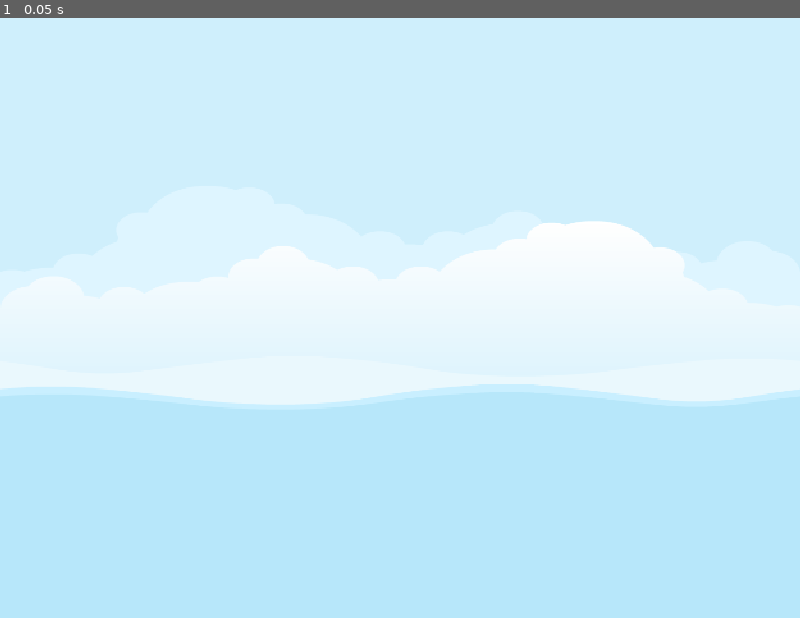
Above: before the commit, frame 1.
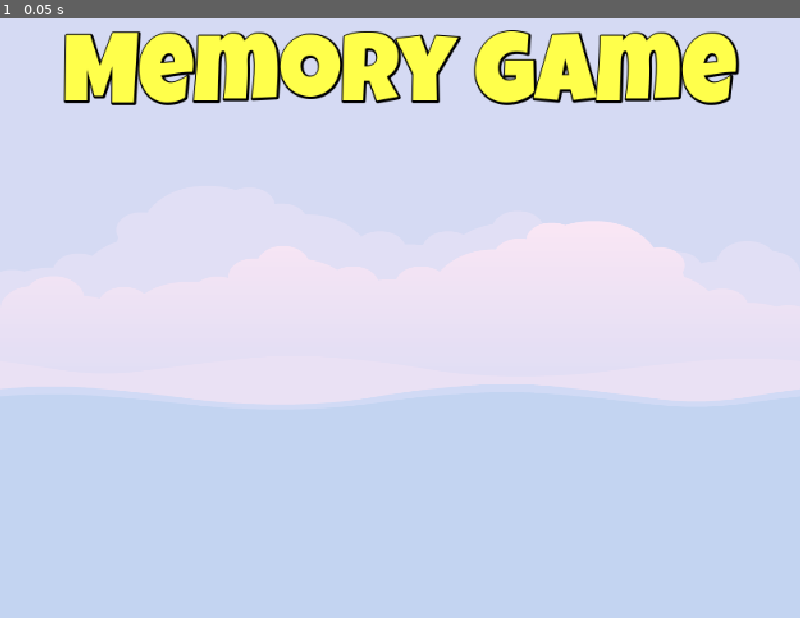
Above: after the commit, the same moment.

Repository: Hombolygo/Memory
Game: Godot game, scene res://Scenes/Master/Master.tscn
Same seed, same stepped clock (60 frames per second), same inputs: the game is played once before the commit and once after it.
Inputs:
- Up to frame 1 (0.05 s): no input

The runs differ from the first frame. In frame 1, 8.5% of the frame differs, in the area x 7-93%, y 2-35%.

Commit message:
added empty main menu, with title text

Diff:
--- /dev/null
+++ b/Scenes/Main/Main.tscn
@@ -0,0 +1,56 @@
+[gd_scene load_steps=3 format=3 uid="uid://c500kuwqj1ejv"]
+
+[ext_resource type="FontFile" uid="uid://bskirw06ex4ke" path="res://assets/fonts/LuckiestGuy-Regular.ttf" id="1_p8rbg"]
+
+[sub_resource type="LabelSettings" id="LabelSettings_qtv3y"]
+font = ExtResource("1_p8rbg")
+font_size = 123
+font_color = Color(1, 1, 0.294118, 1)
+shadow_size = 10
+shadow_color = Color(0, 0, 0, 1)
+
+[node name="Main" type="Control"]
+layout_mode = 3
+anchors_preset = 15
+anchor_right = 1.0
+anchor_bottom = 1.0
+grow_horizontal = 2
+grow_vertical = 2
+
+[node name="ColorRect" type="ColorRect" parent="."]
+layout_mode = 1
+anchors_preset = 15
+anchor_right = 1.0
+anchor_bottom = 1.0
+grow_horizontal = 2
+grow_vertical = 2
+color = Color(0.913725, 0.580392, 0.831373, 0.231373)
+
+[node name="MarginContainer" type="MarginContainer" parent="."]
+layout_mode = 1
+anchors_preset = 15
+anchor_right = 1.0
+anchor_bottom = 1.0
+grow_horizontal = 2
+grow_vertical = 2
+theme_override_constants/margin_left = 20
+theme_override_constants/margin_top = 20
+theme_override_constants/margin_right = 20
+theme_override_constants/margin_bottom = 20
+
+[node name="VBoxContainer" type="VBoxContainer" parent="MarginContainer"]
+layout_mode = 2
+
+[node name="Title" type="Label" parent="MarginContainer/VBoxContainer"]
+layout_mode = 2
+size_flags_horizontal = 4
+text = "Memory Game"
+label_settings = SubResource("LabelSettings_qtv3y")
+horizontal_alignment = 1
+vertical_alignment = 1
+
+[node name="HBLevelButton" type="HBoxContainer" parent="MarginContainer/VBoxContainer"]
+layout_mode = 2
+
+[node name="HBSprites" type="HBoxContainer" parent="MarginContainer/VBoxContainer"]
+layout_mode = 2
--- a/Scenes/Master/Master.tscn
+++ b/Scenes/Master/Master.tscn
@@ -1,7 +1,8 @@
-[gd_scene load_steps=3 format=3 uid="uid://d06rh1ssc3vic"]
+[gd_scene load_steps=4 format=3 uid="uid://d06rh1ssc3vic"]
 
 [ext_resource type="Texture2D" uid="uid://cehtk3i8ayp27" path="res://assets/images/backgroundEmpty.png" id="1_h6g34"]
 [ext_resource type="Script" uid="uid://kf6yxom65q8w" path="res://Scenes/Master/Master.gd" id="1_o4rt4"]
+[ext_resource type="PackedScene" uid="uid://c500kuwqj1ejv" path="res://Scenes/Main/Main.tscn" id="3_7tgqy"]
 
 [node name="Master" type="Control"]
 layout_mode = 3
@@ -23,3 +24,6 @@
 expand_mode = 1
 
 [node name="Music" type="AudioStreamPlayer" parent="."]
+
+[node name="Main" parent="." instance=ExtResource("3_7tgqy")]
+layout_mode = 1
